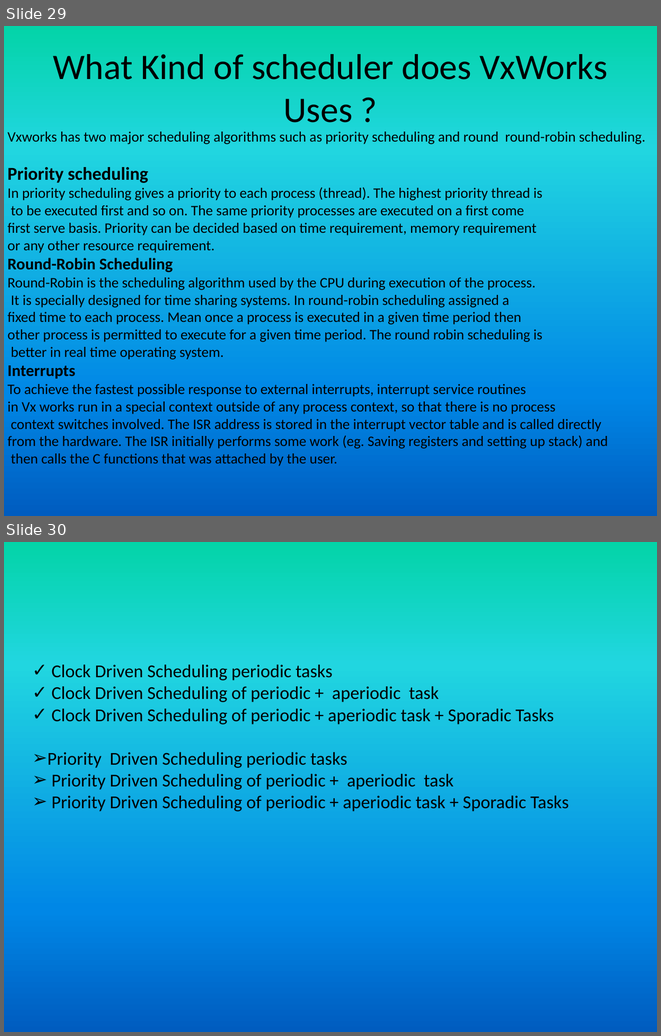
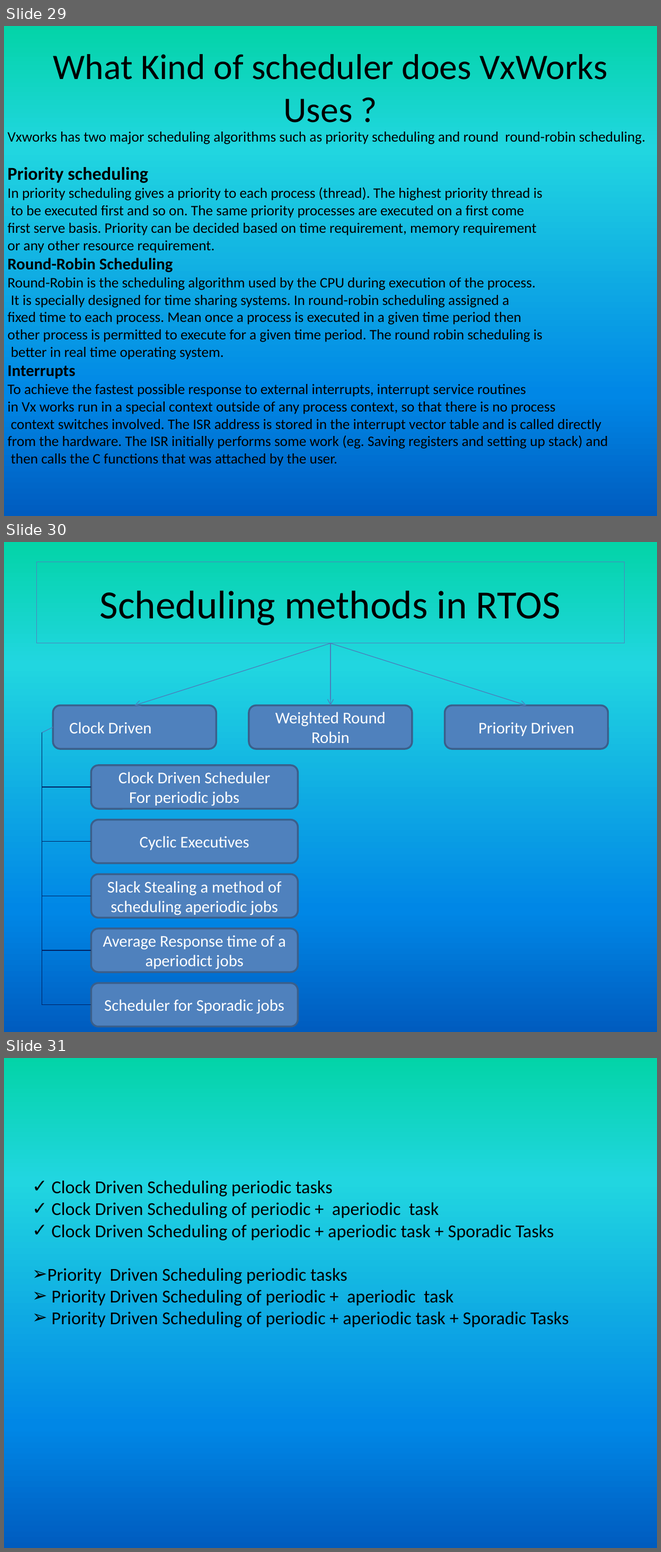
Before and after one commit to girishsukukumar/RTOS, a slide deck: RTOS-4.pptx. Shown one above the other, each under a label of ours: slides 29 and 30 before the commit, slides 29, 30 and 31 after it. The pictures are 661x1036 and 661x1552 pixels, drawn with LibreOffice and Linux fonts; fonts in the diff are those of the drawing. Boxes give left, top, right and bottom in pixels: in the first picture for what was removed or moved away, otherwise in the second. Text is boxed around its words. In the diff, an @@ line names an element or a change of style, - is before the commit and + after.

```diff
--- a/RTOS-4.pptx
+++ b/RTOS-4.pptx
@@ slide 30 added at (x1=4, y1=542, x2=657, y2=1032), background gradient #03D4A8 to #21D6E0 to #0087E6 to #005CBF @@
@@ title added at (x1=37, y1=562, x2=624, y2=643), outline #4F81BD 0.75 pt, 44 pt, text #000000 @@
+Scheduling methods in RTOS
@@ arrow added from (330, 643) to (134, 705), #4B7EBC 0.75 pt @@
@@ arrow added from (330, 643) to (330, 705), #4B7EBC 0.75 pt @@
@@ arrow added from (330, 643) to (527, 705), #4B7EBC 0.75 pt @@
@@ rounded rectangle added at (x1=53, y1=705, x2=216, y2=749), fill #4F81BD, outline #3A5F8C 2 pt, 18 pt, text #FFFFFF @@
+Clock Driven
@@ rounded rectangle added at (x1=249, y1=705, x2=412, y2=749), fill #4F81BD, outline #3A5F8C 2 pt, 18 pt, text #FFFFFF @@
+Weighted Round Robin
@@ rounded rectangle added at (x1=445, y1=705, x2=608, y2=749), fill #4F81BD, outline #3A5F8C 2 pt, 18 pt, text #FFFFFF @@
+Priority Driven
@@ line added from (42, 733) to (53, 727), #4B7EBC 0.75 pt @@
@@ line added from (42, 733) to (42, 1004), #002060 0.75 pt @@
@@ rounded rectangle added at (x1=91, y1=765, x2=298, y2=809), fill #4F81BD, outline #3A5F8C 2 pt, 18 pt, text #FFFFFF @@
+Clock Driven Scheduler
+For periodic jobs
@@ line added from (91, 787) to (42, 787), #002060 0.75 pt @@
@@ rounded rectangle added at (x1=91, y1=820, x2=298, y2=863), fill #4F81BD, outline #3A5F8C 2 pt, 18 pt, text #FFFFFF @@
+Cyclic Executives
@@ line added from (91, 841) to (42, 841), #002060 0.75 pt @@
@@ rounded rectangle added at (x1=91, y1=874, x2=298, y2=917), fill #4F81BD, outline #3A5F8C 2 pt, 18 pt, text #FFFFFF @@
+Slack Stealing a method of scheduling aperiodic jobs
@@ line added from (91, 896) to (42, 896), #002060 0.75 pt @@
@@ rounded rectangle added at (x1=91, y1=928, x2=298, y2=972), fill #4F81BD, outline #3A5F8C 2 pt, 18 pt, text #FFFFFF @@
+Average Response time of a aperiodict jobs
@@ line added from (91, 950) to (42, 950), #002060 0.75 pt @@
@@ rounded rectangle added at (x1=91, y1=983, x2=298, y2=1026), fill #4F81BD, outline #3A5F8C 2 pt, 18 pt, text #FFFFFF @@
+Scheduler for Sporadic jobs
@@ line added from (91, 1004) to (42, 1004), #002060 0.75 pt @@
@@ what was slide 30 is now slide 31 @@
```
